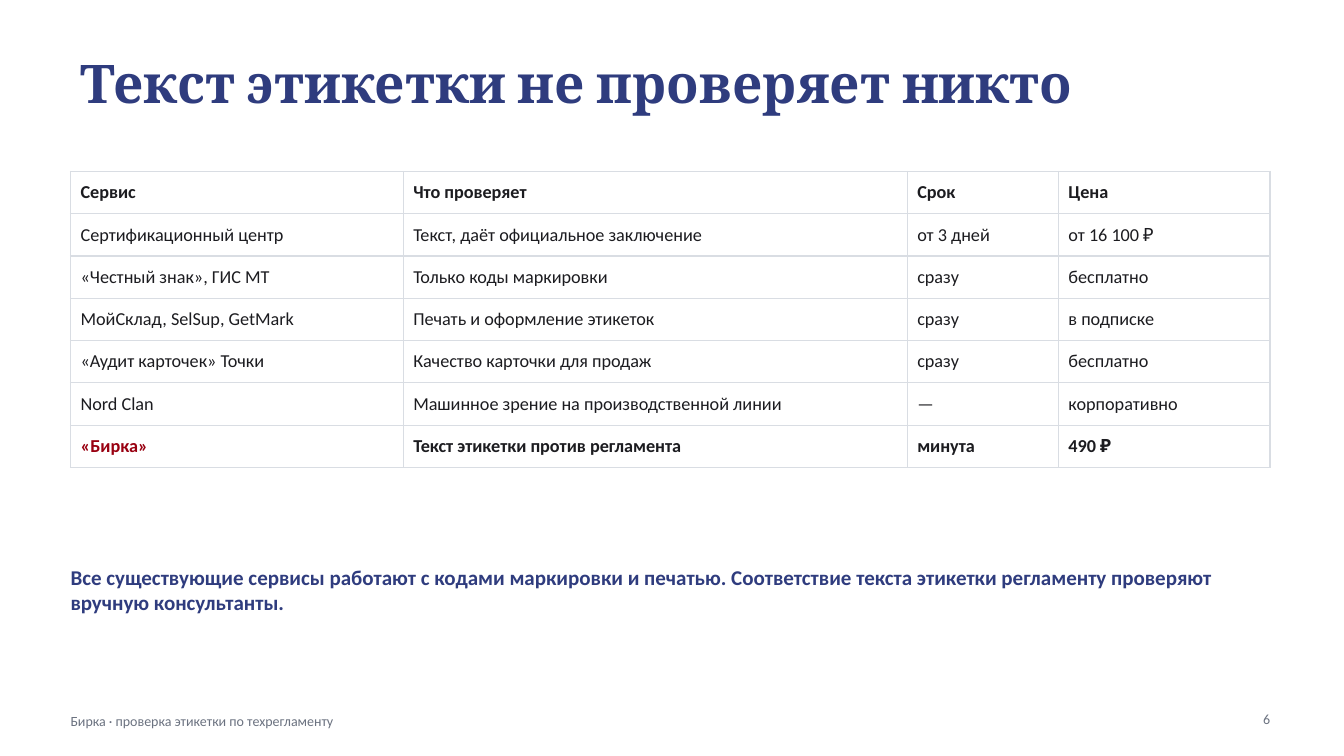
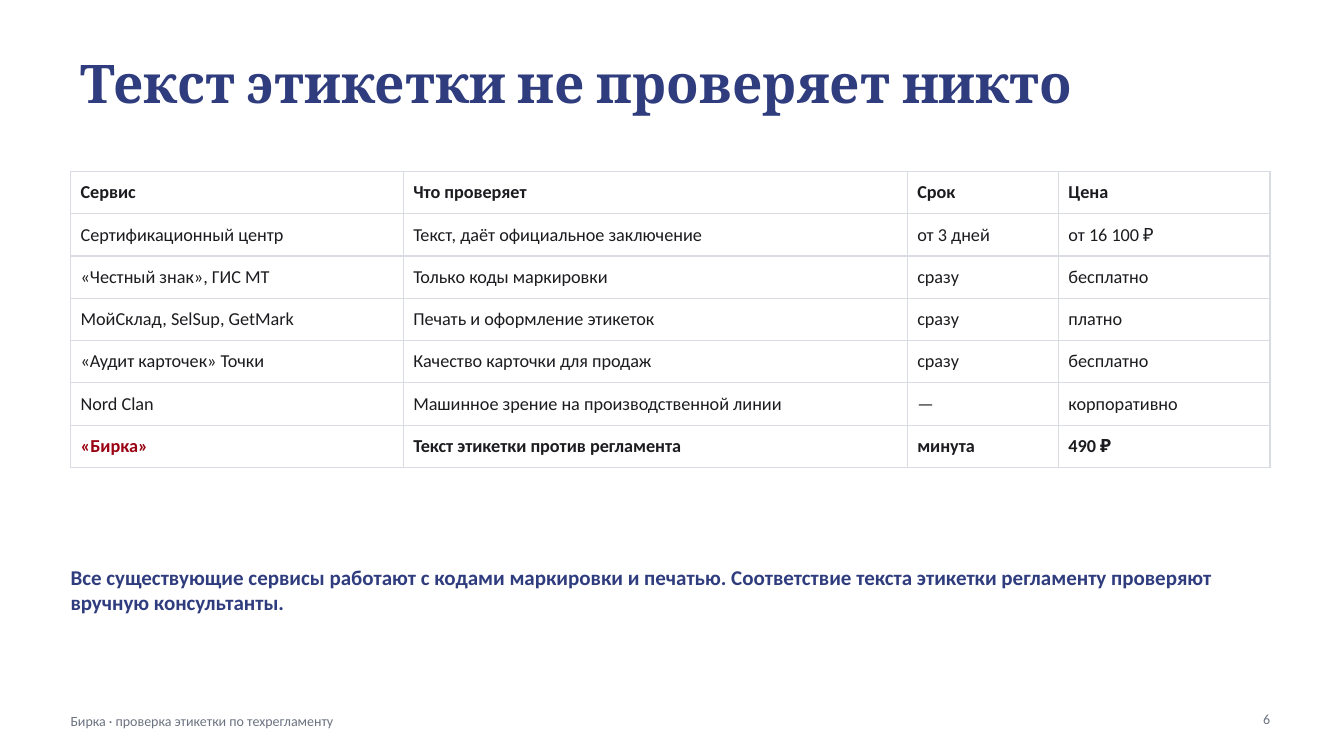
Before and after one commit to amirfazulen-byte/project, a slide deck: slide 6 of deck/Бирка.pptx. Drawn at 1344x756 pixels with LibreOffice and Linux fonts; fonts in the diff are those of the drawing. Boxes give left, top, right and bottom in pixels: in the first picture for what was removed or moved away, otherwise in the second. Text is boxed around its words. In the diff, an @@ line names an element or a change of style, - is before the commit and + after.

```diff
--- a/deck/Бирка.pptx
+++ b/deck/Бирка.pptx
@@ table at (71,171,1270,459) @@
-row 4, column 4: в подписке
+row 4, column 4: платно
```
Also in this commit, not shown: 2 other slides changed, 1 other file.
